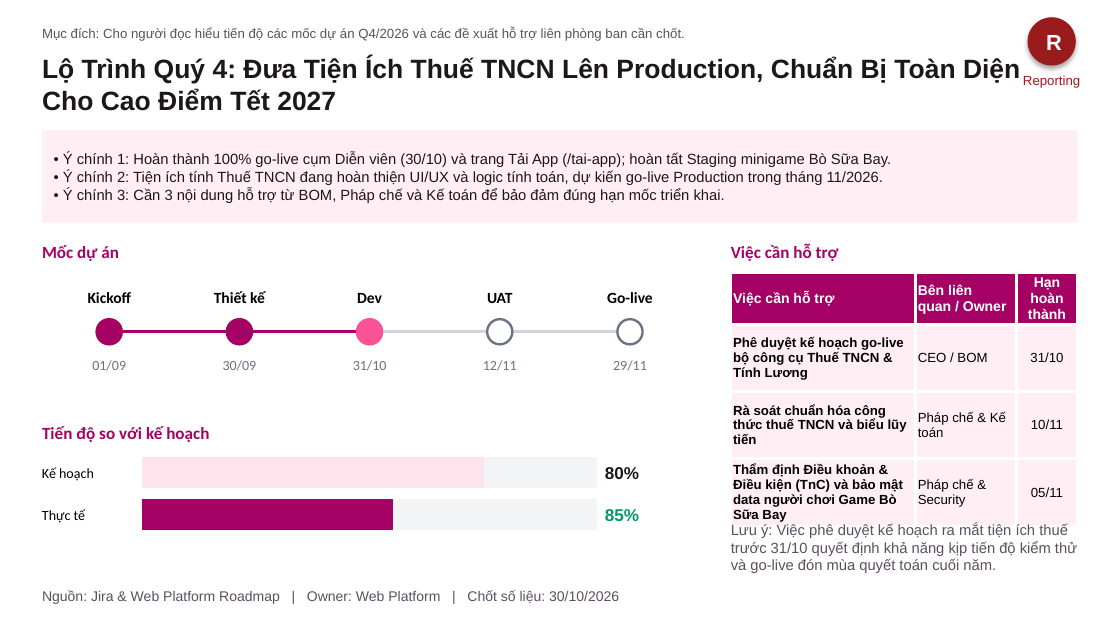
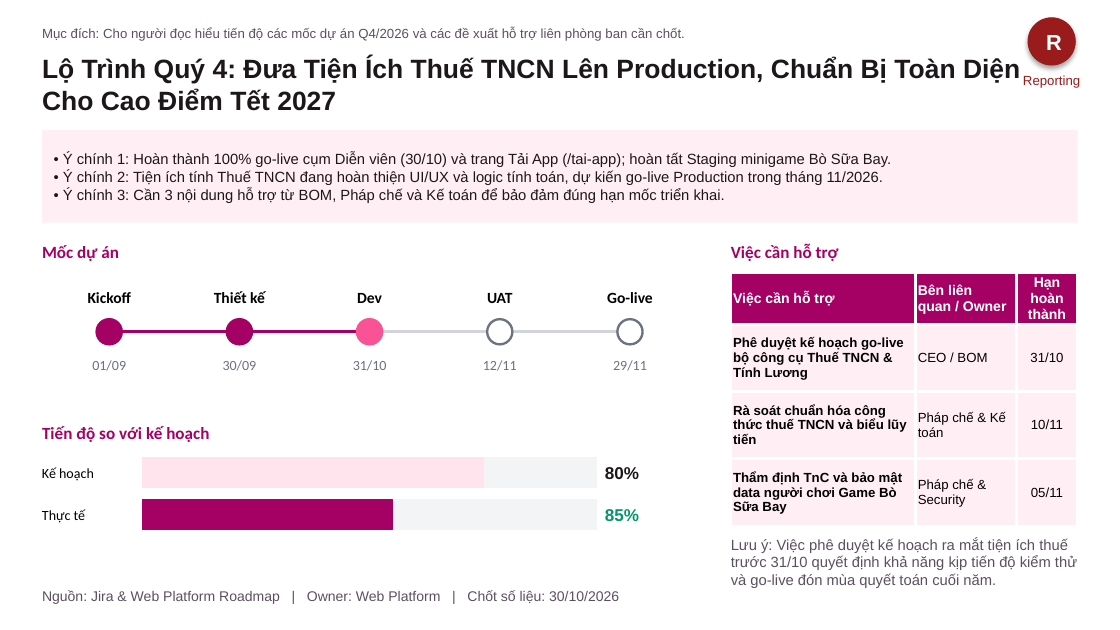
Before and after one commit to stormhoang/hienho-knowledgebase, a slide deck: slide 7 of 07_REPORTS/docs/presentations/Web_Platform_Thang_10_2026_Monthly_Report.pptx. Drawn at 1120x630 pixels with LibreOffice and Linux fonts; fonts in the diff are those of the drawing. Boxes give left, top, right and bottom in pixels: in the first picture for what was removed or moved away, otherwise in the second. Text is boxed around its words. In the diff, an @@ line names an element or a change of style, - is before the commit and + after.

```diff
--- a/07_REPORTS/docs/presentations/Web_Platform_Thang_10_2026_Monthly_Report.pptx
+++ b/07_REPORTS/docs/presentations/Web_Platform_Thang_10_2026_Monthly_Report.pptx
@@ table at <box>731,273,1079,518</box> @@
-row 4, column 1: Thẩm định Điều khoản & Điều kiện (TnC) và bảo mật data người chơi Game Bò Sữa Bay
+row 4, column 1: Thẩm định TnC và bảo mật data người chơi Game Bò Sữa Bay
@@ text "Lưu ý: Việc phê duyệt ...": place and size @@
-text "Lưu ý: Việc phê duyệt ..." at <box>731,523,1077,573</box>
+text "Lưu ý: Việc phê duyệt ..." at <box>731,538,1077,588</box>
```
Also in this commit, not shown: 3 other slides changed, 1 other file.
